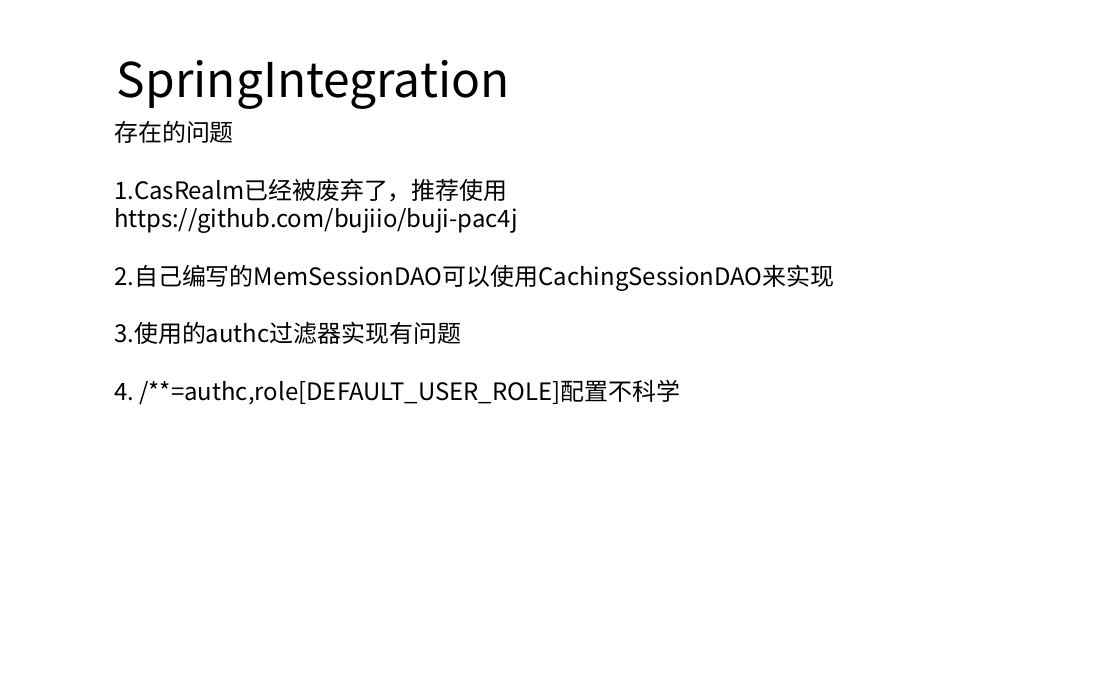
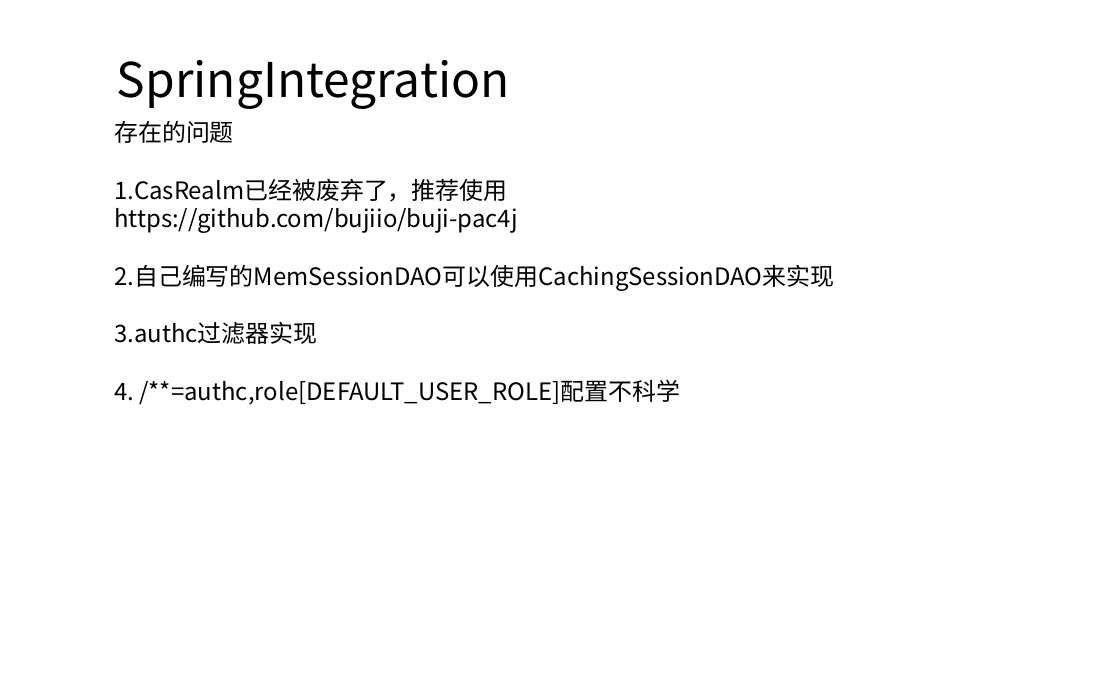
Before and after one commit to yanghaikun/shiro-in-action, a slide deck: slide 16 of shiro原理解析.pptx (slide 17 before the commit). Drawn at 1120x679 pixels with LibreOffice and Linux fonts; fonts in the diff are those of the drawing. Boxes give left, top, right and bottom in pixels: in the first picture for what was removed or moved away, otherwise in the second. Text is boxed around its words. In the diff, an @@ line names an element or a change of style, - is before the commit and + after.

```diff
--- a/shiro原理解析.pptx
+++ b/shiro原理解析.pptx
@@ text at box(114, 322, 317, 344): text changed @@
-3.使用的authc过滤器实现有问题
+3.authc过滤器实现
```
Also in this commit, not shown: 3 other slides changed, 1 slide removed.
